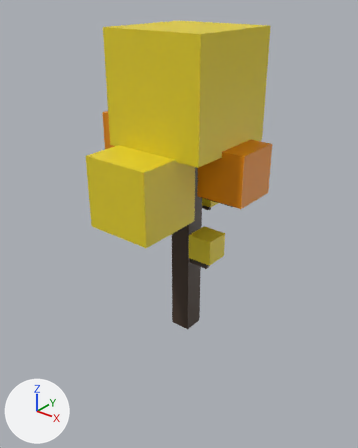
Renders of the FBX model ICT397-Project-Engine/res/models/environment/Yellow_Tree-With-Texture.fbx from each side of a commit.
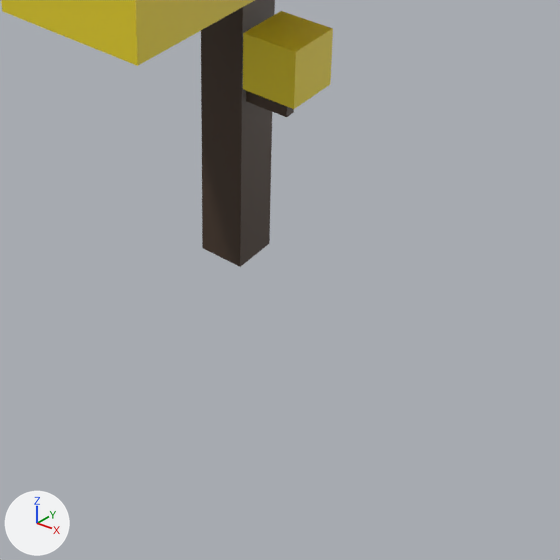
There are two pictures of each version: one whole from a 50 mm camera at (9.54, -12.35, 11.06) aimed at (-0.59, 0.31, 3.21), one close up on the part from 25% to 88% of the width and 49% to 100% of the height. Every picture has the same lights, and +X, +Y and +Z are marked at lower left.

The first close-up shows 'Tree_3'.
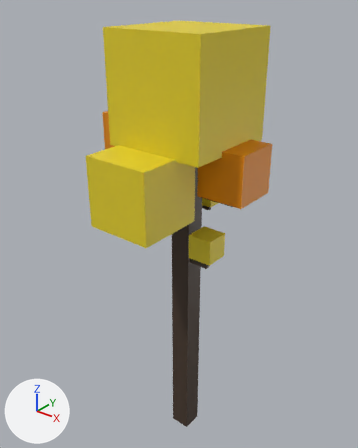
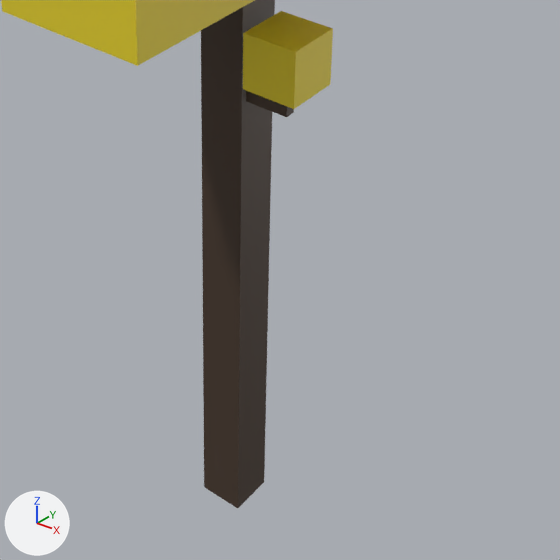
Changed parts and their boxes (x1, y1, x2, y2) in the close-ups (560 x 560 px; the box of a moved part takes in the faces that stretch with it):
'Tree_3', reshaped: before (1, 0, 333, 267); after (1, 0, 333, 508)
part 1 of me_cube_003, moved or reshaped: before (202, 241, 269, 267); after (202, 241, 269, 508)

The edits, one by one:
me_cube_003 has 184 vertices, 152 faces and spans x -3.14..2.51, y -3.12..2.81, z -0.65..9.93.
me_cube_003 is used by ob_tree_3; location (0.0, 0.0, 0.0).
Before the commit, vertices of me_cube_003: 0 (-0.37, -0.37, -0.65) at pixel (202, 248), 2 (-0.37, 0.37, -0.65), 4 (0.37, -0.37, -0.65) at pixel (240, 266), 6 (0.37, 0.37, -0.65) at pixel (269, 243).
Part 1, on me_cube_003:
Vertices 0, 2, 4, 6 of me_cube_003 move by (0.0, 0.0, -5.07).
